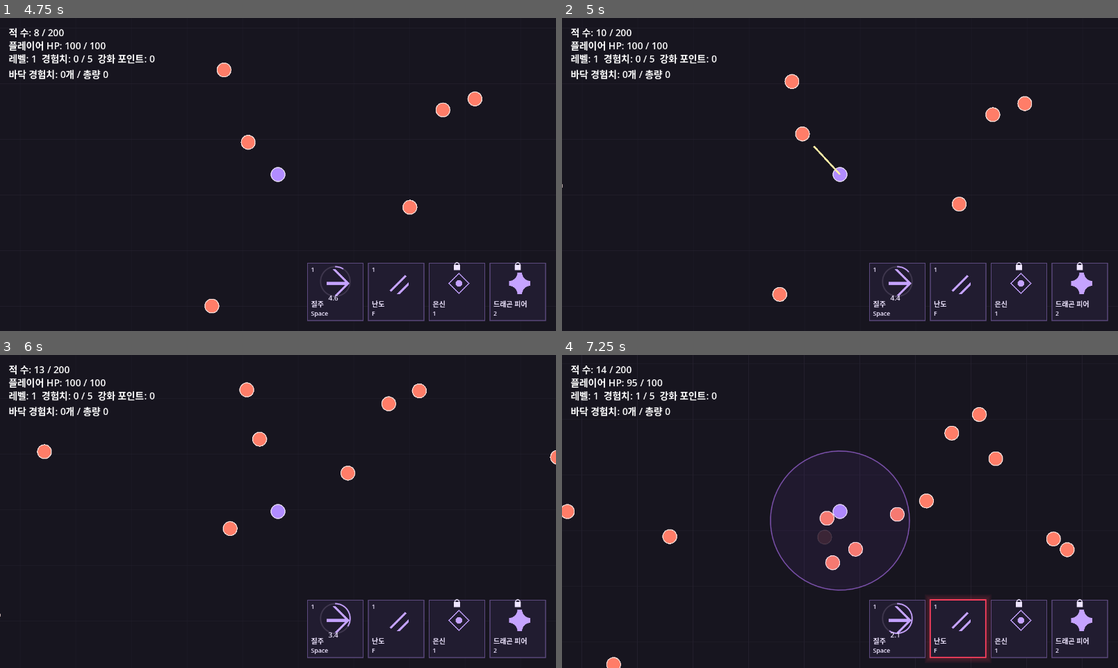
Above: before the commit, frames 1-4 (two rows, left to right).
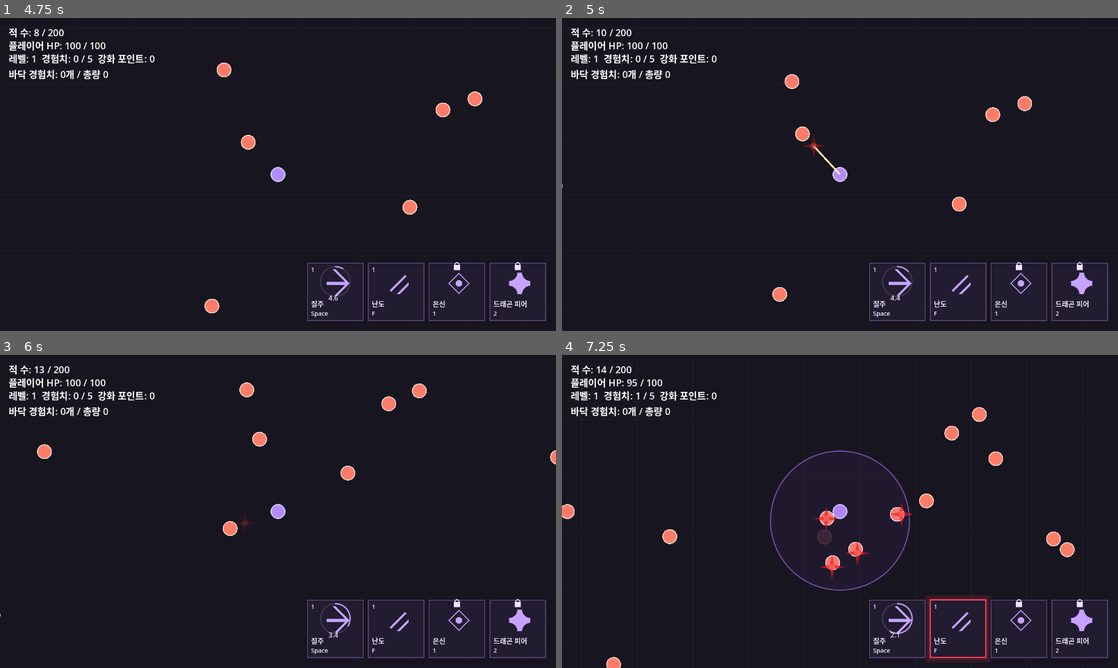
Above: after the commit, the same moments.

Repository: MoongTaeng-I/aigame
Game: Godot game, scene res://main.tscn
Two runs of this game, one before a commit and one after it. Both use one fixed random seed, a clock stepped at 60 frames per second and the inputs below.
Inputs (mouse positions are in pixels of both pictures, inside the frame that each line leads up to):
- Up to frame 1 (4.75 s): tap Enter at 0.5 s; drag from (278, 174) to (333, 105) at 0.52 s; drag from (166, 190) to (250, 237) at 1.27 s; move the mouse to (333, 105) at 2.02 s; hold D (move_right) 2.03-2.75 s; tap T at 2.1, 3.6 s; drag from (250, 237) to (111, 127) at 2.77 s; move the mouse to (444, 221) at 3.52 s; hold A (move_left) 3.53-4.25 s; tap Space (skill_dash) at 4.15 s; drag from (111, 127) to (194, 96) at 4.27 s
- Up to frame 2 (5 s): no input
- Up to frame 3 (6 s): move the mouse to (305, 511) at 5.02 s; hold S (move_down) 5.03-5.75 s; tap T at 5.1 s; click (305, 511) at 5.17 s; tap 2 (skill_dragon_fear) at 5.65 s; drag from (194, 433) to (166, 527) at 5.77 s
- Up to frame 4 (7.25 s): move the mouse to (962, 495) at 6.52 s; hold W (move_up) from 6.53 s (still down); tap T at 6.6 s; tap F (skill_rapid_slash) at 7.15 s

Frame 1 is identical in both runs. In frame 2, less than 0.1% of the frame differs, in the area x 43-48%, y 37-45%; in frame 3, less than 0.1%; in frame 4, 0.3%, in the area x 45-64%, y 47-72%.

Commit message:
FX-IMPL-01 히트 FX와 추가 단계 B 저장 및 사용자 종합 승인 기록

Diff:
--- /dev/null
+++ b/data/hit_fx.csv
@@ -0,0 +1,2 @@
+Id,Enabled,Duration_sec,Radius,Core_radius,Max_active,Outer_color,Core_color
+hit_spark,1,0.25,28,7,200,#e81818,#ff6a6a
--- a/scripts/combat_data.gd
+++ b/scripts/combat_data.gd
@@ -6,6 +6,7 @@
 const SkillData = preload("res://scripts/skill_data.gd")
 const ChoiceData = preload("res://scripts/choice_data.gd")
 const ShadowData = preload("res://scripts/shadow_data.gd")
+const HitFxData = preload("res://scripts/hit_fx_data.gd")
 
 static func register_schemas(store: CsvDataStore) -> void:
 	store.register_schema("player.csv", {
@@ -41,6 +42,7 @@
 	SkillData.register_schemas(store)
 	ChoiceData.register_schemas(store)
 	ShadowData.register_schemas(store)
+	HitFxData.register_schemas(store)
 
 static func validate(store: CsvDataStore) -> String:
 	var projectiles: Dictionary = store.get_table("projectile.csv")
--- a/scripts/enemy.gd
+++ b/scripts/enemy.gd
@@ -2,6 +2,7 @@
 class_name EnemyActor
 
 signal died(enemy: EnemyActor)
+signal damaged(world_position: Vector2)
 
 const ENEMY_COLOR := Color("#ff7d68")
 const OUTLINE_COLOR := Color("#ffe4df")
@@ -101,6 +102,7 @@
 	if not is_active or is_logically_dead or amount <= 0:
 		return false
 	hp = maxi(0, hp - amount)
+	damaged.emit(global_position)
 	if hp == 0:
 		begin_death()
 	return true
--- a/scripts/enemy_manager.gd
+++ b/scripts/enemy_manager.gd
@@ -2,6 +2,7 @@
 class_name EnemyManager
 
 signal enemy_died(enemy: EnemyActor)
+signal enemy_damaged(world_position: Vector2)
 
 const EnemyScene = preload("res://scenes/enemy.tscn")
 const ProjectileScript = preload("res://scripts/projectile.gd")
@@ -141,12 +142,16 @@
 			add_child(enemy)
 			if not enemy.died.is_connected(_on_enemy_died):
 				enemy.died.connect(_on_enemy_died)
+			enemy.damaged.connect(_on_enemy_damaged)
 		enemy.configure(enemy_record)
 		_contact_ready_at.erase(enemy.get_instance_id())
 		_spawn_order_counter += 1
 		enemy.activate_at(spawn_position, _spawn_order_counter)
 		enemy.map_bounds = _get_map_world_rect()
 		_active_enemies.append(enemy)
+
+func _on_enemy_damaged(world_position: Vector2) -> void:
+	enemy_damaged.emit(world_position)
 
 func _update_active_enemies(delta: float) -> void:
 	if _player.is_dead:
--- /dev/null
+++ b/scripts/hit_fx.gd
@@ -0,0 +1,67 @@
+extends Node2D
+
+# One batch-drawn node, fixed slots. No per-hit Node/Timer/scene allocation.
+const SPARK_VERTICES := 8
+var enabled := false
+var duration: float
+var radius: float
+var core_radius: float
+var outer_color: Color
+var core_color: Color
+var positions := PackedVector2Array()
+var ages := PackedFloat64Array()
+var cursor := 0
+var active_count := 0
+var emitted := 0
+var overwritten := 0
+var spark := PackedVector2Array()
+
+func configure(enemies: Node, row: Dictionary) -> void:
+	enabled = int(row.Enabled)==1
+	set_physics_process(enabled)
+	z_index = 1
+	if not enabled: return
+	duration = float(row.Duration_sec)
+	radius = float(row.Radius)
+	core_radius = float(row.Core_radius)
+	outer_color = Color.html(String(row.Outer_color))
+	core_color = Color.html(String(row.Core_color))
+	positions.resize(int(row.Max_active))
+	ages.resize(int(row.Max_active))
+	ages.fill(duration)
+	for index in range(SPARK_VERTICES):
+		spark.append(Vector2.RIGHT.rotated(TAU*index/SPARK_VERTICES)*(radius if index%2==0 else core_radius))
+	enemies.enemy_damaged.connect(emit_at)
+
+func emit_at(world_position: Vector2) -> void:
+	if not enabled: return
+	if ages[cursor]>=duration: active_count += 1
+	else: overwritten += 1
+	positions[cursor] = world_position
+	ages[cursor] = 0.0
+	cursor = (cursor+1)%ages.size()
+	emitted += 1
+	queue_redraw()
+
+func _physics_process(delta: float) -> void:
+	if not enabled or active_count==0: return
+	for index in range(ages.size()):
+		if ages[index]>=duration: continue
+		ages[index] += delta
+		if ages[index]>=duration: active_count -= 1
+	queue_redraw()
+
+func _draw() -> void:
+	if not enabled: return
+	for index in range(ages.size()):
+		if ages[index]>=duration: continue
+		var alpha := 1.0-float(ages[index])/duration
+		var center := to_local(positions[index])
+		var points := PackedVector2Array()
+		for vertex in spark: points.append(center+vertex)
+		var edge := outer_color
+		edge.a *= alpha
+		var core := core_color
+		core.a *= alpha
+		draw_colored_polygon(points,edge)
+		draw_circle(center,core_radius,core)
--- /dev/null
+++ b/scripts/hit_fx_data.gd
@@ -0,0 +1,20 @@
+extends RefCounted
+
+static func register_schemas(store: CsvDataStore) -> void:
+	store.register_schema("hit_fx.csv",{"Id":"String","Enabled":"Int","Duration_sec":"Float","Radius":"Float","Core_radius":"Float","Max_active":"Int","Outer_color":"String","Core_color":"String"})
+
+static func validate(store: CsvDataStore) -> String:
+	var row: Dictionary = store.get_row("hit_fx.csv","hit_spark")
+	if row.is_empty(): return error(store,"Id","hit_spark 행이 없습니다.")
+	if int(row.Enabled) not in [0,1]: return error(store,"Enabled","0 또는 1이어야 합니다.")
+	for field in ["Duration_sec","Radius","Core_radius"]:
+		if not is_finite(float(row[field])) or float(row[field])<=0.0:
+			return error(store,field,"유한한 양수이어야 합니다.")
+	if float(row.Core_radius)>float(row.Radius): return error(store,"Core_radius","Radius 이하여야 합니다.")
+	if int(row.Max_active)<1: return error(store,"Max_active","1 이상이어야 합니다.")
+	for field in ["Outer_color","Core_color"]:
+		if not Color.html_is_valid(String(row[field])): return error(store,field,"HTML 색상이어야 합니다.")
+	return ""
+
+static func error(store: CsvDataStore, field: String, message: String) -> String:
+	return "res://data/hit_fx.csv, 행 %d, 열 %s: %s" % [maxi(1,store.get_source_line("hit_fx.csv","hit_spark")),field,message]
--- a/scripts/main.gd
+++ b/scripts/main.gd
@@ -12,6 +12,8 @@
 const ChoiceManager = preload("res://scripts/choice_manager.gd")
 const ShadowData = preload("res://scripts/shadow_data.gd")
 const ShadowManager = preload("res://scripts/shadow_manager.gd")
+const HitFxData = preload("res://scripts/hit_fx_data.gd")
+const HitFx = preload("res://scripts/hit_fx.gd")
 const MapScene = preload("res://scenes/map.tscn")
 const PlayerScene = preload("res://scenes/player.tscn")
 
@@ -32,6 +34,8 @@
 		combat_error = ChoiceData.validate(data_store,float(data_store.get_row("basic_attack.csv","attack_01").Interval_sec))
 	if combat_error.is_empty():
 		combat_error = ShadowData.validate(data_store)
+	if combat_error.is_empty():
+		combat_error = HitFxData.validate(data_store)
 	if not combat_error.is_empty():
 		_show_data_error(combat_error)
 		return
@@ -73,6 +77,10 @@
 	)
 	enemy_manager.name = "EnemyManager"
 	map.add_child(enemy_manager)
+	var hit_fx := HitFx.new()
+	hit_fx.name = "HitFx"
+	hit_fx.configure(enemy_manager,data_store.get_row("hit_fx.csv","hit_spark"))
+	map.add_child(hit_fx)
 	var experience_manager := ExperienceManager.new()
 	experience_manager.name = "ExperienceManager"
 	experience_manager.configure(player,enemy_manager,data_store.get_row("xp_rule.csv","xp_rule_01"))
--- /dev/null
+++ b/tests/hit_fx_error_probe.gd
@@ -0,0 +1,20 @@
+extends SceneTree
+
+func _initialize() -> void:
+	call_deferred("run")
+
+func run() -> void:
+	var store = preload("res://scripts/csv_data_store.gd").new()
+	preload("res://scripts/combat_data.gd").register_schemas(store)
+	var loaded: String = store.load_all()
+	store.get_row("hit_fx.csv","hit_spark").Enabled = 2
+	var error: String = preload("res://scripts/hit_fx_data.gd").validate(store)
+	var main = preload("res://main.tscn").instantiate()
+	root.add_child(main)
+	main._show_data_error(error)
+	var found := false
+	for label in main.find_children("*","Label",true,false):
+		if label.text=="데이터 오류\n\n"+error: found = true
+	var state := FileAccess.open("res://.local/fx-impl-01-error-state.json",FileAccess.WRITE)
+	state.store_string(JSON.stringify({"message":error,"loaded":loaded.is_empty(),"paused":paused,"label_matches":found}))
+	quit(0 if loaded.is_empty() and error.contains("열 Enabled") and paused and found else 1)
--- /dev/null
+++ b/tests/hit_fx_p0.gd
@@ -0,0 +1,206 @@
+extends RefCounted
+
+const FX = preload("res://scripts/hit_fx.gd")
+const Data = preload("res://scripts/hit_fx_data.gd")
+const Base = preload("res://tests/shadow_summons_p0.gd")
+const Profile = preload("res://tests/push_profile.gd")
+var t: SceneTree
+
+func run(tree: SceneTree) -> void:
+	t = tree
+	var before: int = t.checks
+	var prior_failures: int = t.failures
+	validation()
+	await paths()
+	await pool_and_lifetime()
+	var off: Dictionary = await profile_case(tree,false,180,30)
+	var on: Dictionary = await profile_case(tree,true,180,30)
+	t.check(off.trace==on.trace,"FX-EQUAL every frame damage/enemy/player/shadow state identical Enabled0/1")
+	t.check(off.emitted==0 and off.capacity==0 and off.active_max==0,"FX-OFF no allocated effect slots or emitted sparks")
+	t.check(on.emitted>0 and on.active_max<=on.capacity and on.fx_nodes==1,"FX-ON real 200-enemy workload emits within cap using one node")
+	var equality := FileAccess.open("res://.local/fx-impl-01-p0-enabled-comparison.json",FileAccess.WRITE)
+	equality.store_string(JSON.stringify({"off":off,"on":on,"equal":off.trace==on.trace}))
+	await main_and_error_screen()
+	print("FX NEW RESULT: %d checks, %d failures; inherited %d" % [t.checks-before,t.failures-prior_failures,before])
+
+func fixture(capacity: int = -1, enabled: bool = true) -> Dictionary:
+	var helper := Base.new()
+	helper.t = t
+	var f: Dictionary = helper.fixture()
+	f.helper = helper
+	var row: Dictionary = f.store.get_row("hit_fx.csv","hit_spark").duplicate(true)
+	row.Enabled = 1 if enabled else 0
+	if capacity>0: row.Max_active = capacity
+	var effect := FX.new()
+	effect.configure(f.manager,row)
+	f.host.add_child(effect)
+	effect.set_physics_process(false)
+	f.fx = effect
+	f.player.position = Vector2(300,300)
+	return f
+
+func validation() -> void:
+	var store = t._store()
+	t.check(store.load_all().is_empty() and Data.validate(store).is_empty(),"FX-CSV actual BOM CSV loads and validates")
+	var row: Dictionary = store.get_row("hit_fx.csv","hit_spark")
+	t.check(row.Enabled==1 and row.Duration_sec==0.25 and row.Radius==28 and row.Core_radius==7 and row.Max_active==200,"FX-CSV documented provisional start values")
+	for entry in [["Enabled",2],["Duration_sec",0.0],["Duration_sec",INF],["Radius",0.0],["Core_radius",29.0],["Core_radius",0.0],["Max_active",0],["Outer_color","invalid_color"],["Core_color",""]]:
+		var saved: Variant = row[entry[0]]
+		row[entry[0]] = entry[1]
+		var error: String = Data.validate(store)
+		t.check(error.contains("hit_fx.csv, 행 2, 열 "+str(entry[0])),"FX-CSV invalid "+str(entry[0])+" has file/line/column")
+		row[entry[0]] = saved
+	row.Enabled = 0
+	t.check(Data.validate(store).is_empty(),"FX-CSV disabled valid configuration accepted")
+	store.get_table("hit_fx.csv").clear()
+	t.check(Data.validate(store).contains("열 Id"),"FX-CSV required hit_spark missing rejected")
+
+func paths() -> void:
+	var f := fixture()
+	var enemy: EnemyActor = t._spawn(f,Vector2(380,300))
+	var at: Vector2 = enemy.global_position
+	f.player._apply_basic_hit(enemy)
+	t.check(f.fx.emitted==1 and f.fx.positions[0]==at and enemy.hp==90,"FX-PATH basic attack existing endpoint enemy center")
+	var skills = preload("res://scripts/skill_manager.gd").new()
+	skills.configure(f.player,f.manager,f.store.get_table("skill.csv"),f.store.get_table("skill_rapid_slash_level.csv"),{"skill_dash":f.store.get_table("skill_dash_level.csv"),"skill_stealth":f.store.get_table("skill_stealth_level.csv"),"skill_dragon_fear":f.store.get_table("skill_dragon_fear_level.csv")},f.store.get_row("stealth_rule.csv","stealth_rule_01"))
+	f.host.add_child(skills)
+	skills.set_physics_process(false)
+	skills._slash_tick({"Range":160,"Damage":8,"Hit_interval_sec":0.1},0.0)
+	t.check(f.fx.emitted==2 and f.fx.positions[1]==at and enemy.hp==82,"FX-PATH slash real callback/area bridge uses struck enemy center")
+	var igrit = f.summons.summon("igrit")
+	igrit.position = f.player.position
+	igrit.motion_picker = func(_count: int) -> int: return 0
+	igrit.tick(0.0)
+	igrit.tick(0.15)
+	t.check(f.fx.emitted==3 and f.fx.positions[2]==at and enemy.hp==72,"FX-PATH igrit real fan hit uses enemy center")
+	var beru = f.summons.summon("charger_test")
+	beru.position = f.player.position
+	beru.tick(0.0)
+	beru.tick(0.1)
+	t.check(f.fx.emitted==4 and f.fx.positions[3]==at and enemy.hp==62,"FX-PATH beru real swept path hit uses enemy center")
+	enemy.position += Vector2(20,0)
+	t.check(f.fx.positions[0]==at,"FX-WORLD spark stays at hit position when enemy moves")
+	var count: int = f.fx.emitted
+	enemy.apply_damage(0)
+	enemy.apply_damage(-1)
+	f.manager.recycle_enemy(enemy)
+	enemy.apply_damage(10)
+	t.check(f.fx.emitted==count,"FX-VALID no sparks for zero/negative or inactive damage")
+	var reused: EnemyActor = t._spawn(f,Vector2(350,300))
+	t.check(reused==enemy and reused.damaged.get_connections().size()==1,"FX-POOL enemy reuse retains exactly one damage connection")
+	reused.apply_damage(1)
+	t.check(f.fx.emitted==count+1,"FX-POOL reused enemy emits once")
+	reused.apply_damage(1000)
+	reused.apply_damage(1)
+	t.check(f.fx.emitted==count+2 and reused.is_logically_dead,"FX-DEATH lethal damage emits once; dead repeat does not")
+	var contact: EnemyActor = t._spawn(f,f.player.position)
+	var hp: int = f.player.hp
+	f.manager._update_contact_damage()
+	t.check(f.player.hp<hp and f.fx.emitted==count+2,"FX-PLAYER contact damage does not emit monster FX")
+	var shot = preload("res://scripts/projectile.gd").new()
+	f.host.add_child(shot)
+	shot.configure(t._projectile(),f.player.position-Vector2(20,0),f.player.position,Rect2(-4000,-4000,8000,8000),f.player)
+	shot.advance(0.2)
+	t.check(shot.spent and f.fx.emitted==count+2,"FX-PLAYER existing projectile hits only player, no monster spark")
+	await f.helper.close(f)
+
+func pool_and_lifetime() -> void:
+	var f := fixture(3)
+	var enemy: EnemyActor = t._spawn(f,Vector2(300,300),1000000)
+	var nodes: int = f.host.find_children("*","Node",true,false).size()
+	for index in range(4):
+		enemy.position = Vector2(300+index,300)
+		enemy.apply_damage(1)
+	t.check(f.fx.active_count==3 and f.fx.positions.size()==3 and f.fx.overwritten==1 and f.fx.positions[0]==Vector2(303,300),"FX-CAP full pool replaces oldest slot, count fixed")
+	f.fx._physics_process(f.fx.duration-0.00001)
+	t.check(f.fx.active_count==3,"FX-LIFE still visible before duration")
+	f.fx._physics_process(0.00002)
+	t.check(f.fx.active_count==0,"FX-LIFE all expired after duration")
+	for index in range(3000):
+		enemy.apply_damage(1)
+		f.fx._physics_process(0.01)
+	t.check(f.fx.positions.size()==3 and f.fx.ages.size()==3 and f.fx.active_count<=3 and f.fx.get_child_count()==0 and f.host.find_children("*","Node",true,false).size()==nodes,"FX-POOL 3000 hits allocate no extra nodes or slots")
+	await f.helper.close(f)
+	f = fixture(3,false)
+	enemy = t._spawn(f,Vector2(300,300))
+	enemy.apply_damage(1)
+	t.check(f.fx.emitted==0 and f.fx.positions.is_empty() and f.fx.spark.is_empty() and not f.manager.enemy_damaged.is_connected(f.fx.emit_at),"FX-OFF no sparks, slots, geometry or listener")
+	await f.helper.close(f)
+
+func profile_case(tree: SceneTree, enabled: bool, frames: int, warmup: int) -> Dictionary:
+	var profile := Profile.new()
+	var f: Dictionary = profile.fixture(tree,4)
+	f.manager.collecting = false
+	f.manager._offscreen_relocate_seconds = 100000.0
+	for enemy in f.actors:
+		enemy.hp = 1000000000
+		enemy.max_hp = 1000000000
+	var shadows = preload("res://scripts/shadow_manager.gd").new()
+	shadows.configure(f.player,f.manager,f.store.get_table("shadow.csv"),f.store.get_table("shadow_attack.csv"),f.store.get_table("shadow_motion.csv"),3)
+	f.host.add_child(shadows)
+	shadows.set_physics_process(false)
+	for id in ["igrit","charger_test"]:
+		var actor = shadows.summon(id)
+		actor.position = Vector2(-80 if id=="igrit" else 80,0)
+		actor.random.seed = 20261111
+		actor.motion_picker = func(_count: int) -> int: return 0
+	var row: Dictionary = f.store.get_row("hit_fx.csv","hit_spark").duplicate(true)
+	row.Enabled = 1 if enabled else 0
+	var effect := FX.new()
+	effect.configure(f.manager,row)
+	f.host.add_child(effect)
+	effect.set_physics_process(false)
+	var trace: Array = []
+	var times: Array = []
+	var fx_times: Array = []
+	var active_max := 0
+	var nodes_min := 1000000
+	var nodes_max := 0
+	for index in range(2): await tree.physics_frame
+	for frame in range(warmup+frames):
+		if frame%120==0: f.skills.skills.skill_rapid_slash.start(f.skills.clock)
+		if frame==120: profile.press_fear(f)
+		var start := Time.get_ticks_usec()
+		shadows._physics_process(1.0/60.0)
+		profile.frame(f)
+		var fx_start := Time.get_ticks_usec()
+		effect._physics_process(1.0/60.0)
+		var fx_us: int = Time.get_ticks_usec()-fx_start
+		var elapsed: int = Time.get_ticks_usec()-start-f.manager.bookkeeping_us
+		if frame>=warmup:
+			times.append(elapsed)
+			fx_times.append(fx_us)
+			var state: Dictionary = profile.snapshot(f)
+			state.shadows = []
+			for actor in shadows.actors:
+				state.shadows.append([actor.position.x,actor.position.y,actor.facing.x,actor.facing.y,actor.target_spawn_order,actor.cast_active,actor.hit_done,actor.clock,actor.ready_at,actor.dash_travelled])
+			state.player_attack = [f.player._remaining_hits,f.player._attack_ready_at,f.player._next_hit_at]
+			state.alive = f.manager.get_alive_count()
+			trace.append(state)
+			active_max = maxi(active_max,effect.active_count)
+			var nodes: int = f.host.find_children("*","Node",true,false).size()+1
+			nodes_min = mini(nodes_min,nodes)
+			nodes_max = maxi(nodes_max,nodes)
+		await tree.physics_frame
+	var mean := 0.0
+	var maximum := 0
+	for value in times:
+		mean += float(value)/times.size()
+		maximum = maxi(maximum,int(value))
+	var result := {"enabled":enabled,"frames":frames,"warmup":warmup,"physics_mean_ms":mean/1000.0,"physics_max_ms":maximum/1000.0,"fx_us":fx_times,"times_us":times,"active_max":active_max,"capacity":effect.positions.size(),"emitted":effect.emitted,"overwritten":effect.overwritten,"fx_nodes":1+effect.get_child_count(),"nodes_min":nodes_min,"nodes_max":nodes_max,"alive":f.manager.get_alive_count(),"trace":trace}
+	f.host.free()
+	await tree.process_frame
+	return result
+
+func main_and_error_screen() -> void:
+	var main = preload("res://main.tscn").instantiate()
+	t.root.add_child(main)
+	t.check(main.find_child("HitFx",true,false)!=null,"FX-MAIN real main startup creates configured FX node")
+	main.queue_free()
+	await t.process_frame
+	var output: Array = []
+	var code := OS.execute(OS.get_executable_path(),PackedStringArray(["--headless","--path",ProjectSettings.globalize_path("res://"),"--script","res://tests/hit_fx_error_probe.gd","--log-file",ProjectSettings.globalize_path("res://.local/godot_logs/fx-impl-01-error.log")]),output,true)
+	var raw := FileAccess.open("res://.local/fx-impl-01-error.out",FileAccess.WRITE)
+	raw.store_string("\n".join(output))
+	var state: Variant = JSON.parse_string(FileAccess.get_file_as_string("res://.local/fx-impl-01-error-state.json"))
+	t.check(code==0 and state is Dictionary and state.message.contains("열 Enabled") and state.paused and state.label_matches,"FX-ERROR invalid CSV field reaches existing paused data error screen")
--- a/tests/p0_runner.gd
+++ b/tests/p0_runner.gd
@@ -54,6 +54,7 @@
 	await preload("res://tests/push_shadow_p0.gd").new().run(self)
 	await preload("res://tests/shadow_summons_p0.gd").new().run(self)
 	await preload("res://tests/shadow_regions_dash_p0.gd").new().run(self)
+	await preload("res://tests/hit_fx_p0.gd").new().run(self)
 	print("MISMATCH SUMMARY: %d spec mismatches" % foundation.mismatches.size())
 	for item in foundation.mismatches:
 		print("MISMATCH ", JSON.stringify(item))
Not shown, added: data/hit_fx.csv.import
Not shown, added: scripts/hit_fx.gd.uid
Not shown, added: scripts/hit_fx_data.gd.uid
Not shown, added: tests/hit_fx_error_probe.gd.uid
Not shown, added: tests/hit_fx_p0.gd.uid
Not shown, changed: docs/devlog.md
Not shown, changed: docs/status.md
Not shown, changed: docs/systems/03_combat_and_survival.md
Not shown, changed: docs/systems/07_shadow_summons.md
Not shown, added: docs/systems/10_visuals_and_audio.md
